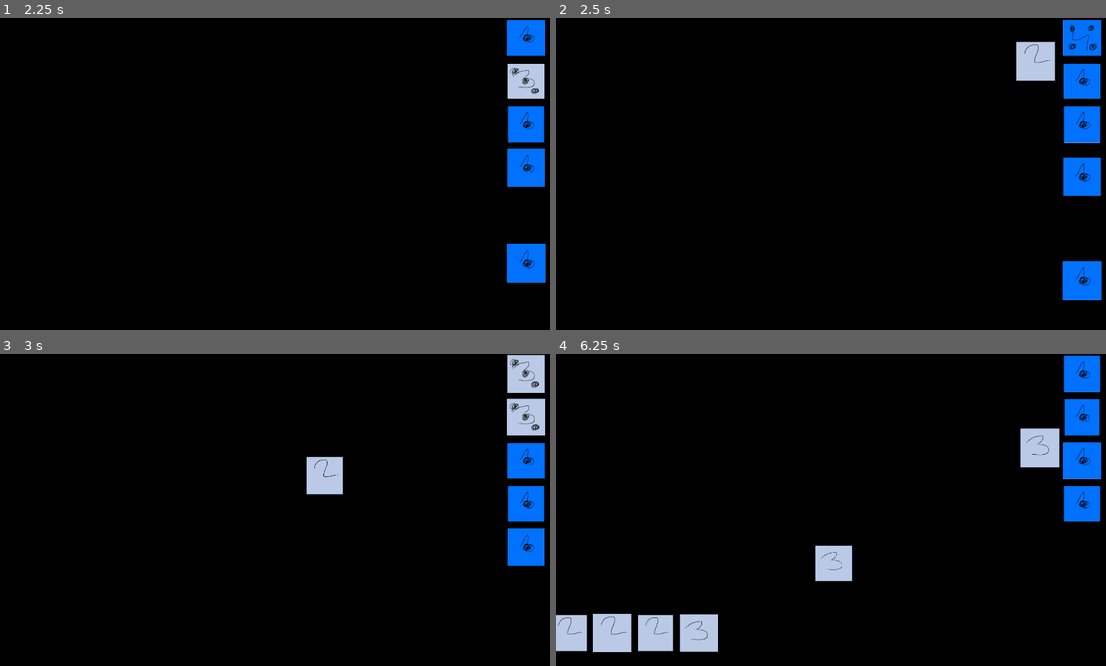
Above: before the commit, frames 1-4 (two rows, left to right).
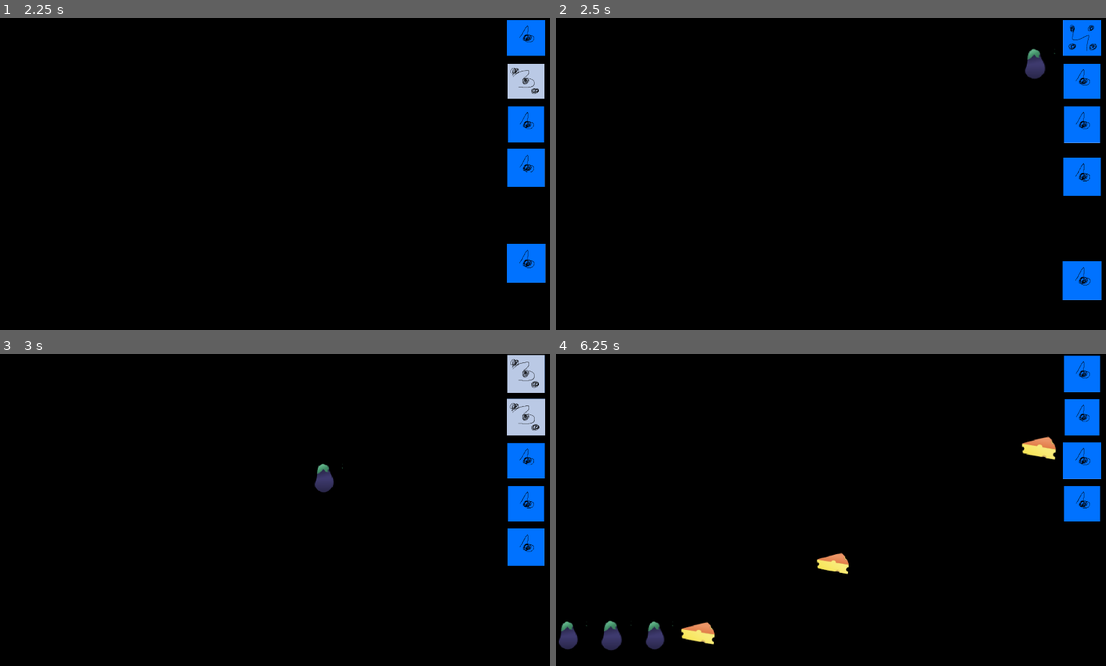
Above: after the commit, the same moments.

Repository: c64cosmin/GMTK2022
Game: Godot game, scene res://scenes/main_menu.tscn
Same seed, same stepped clock (60 frames per second), same inputs: the game is played once before the commit and once after it.
Inputs (mouse positions are in pixels of both pictures, inside the frame that each line leads up to):
- Up to frame 1 (2.25 s): click "start" at 0.5 s; drag from (528, 192) to (528, 298) at 1.27 s; drag from (528, 80) to (528, 245) at 2.02 s
- Up to frame 2 (2.5 s): no input
- Up to frame 3 (3 s): move the mouse to (528, 416) at 2.77 s; press the mouse at (528, 416) at 2.78 s
- Up to frame 4 (6.25 s): release the mouse at (1084, 416) at 3.5 s; drag from (1084, 416) to (1084, 581) at 3.52 s; drag from (1084, 416) to (567, 631) at 4.27 s; drag from (1084, 460) to (567, 631) at 5.02 s; move the mouse to (1084, 460) at 5.77 s; press the mouse at (1084, 460) at 5.78 s

Frame 1 is identical in both runs. In frame 2, 0.9% of the frame differs, in the area x 83-91%, y 7-21%; in frame 3, 0.8%; in frame 4, 4.8%, in the area x 0-92%, y 23-96%.

Commit message:
Bar rearanges

Diff:
--- a/scripts/ingredient.gd
+++ b/scripts/ingredient.gd
@@ -6,6 +6,7 @@
 var scale_extra_target = 1
 var destination = Vector2.ZERO
 var moving_speed = 1200
+var bar = null
 
 func set_type(new_type):
 	type = new_type
@@ -37,3 +38,9 @@
 	var move_speed = min(moving_speed, move_direction.length()/delta)
 	global_transform.origin = global_transform.origin + \
 	move_direction.normalized()*move_speed*delta
+
+func _on_clicked():
+	bar.remove_ingredient(self)
+
+func _on_released():
+	bar.add_ingredient(self)
--- a/scripts/ingredient_bar.gd
+++ b/scripts/ingredient_bar.gd
@@ -11,7 +11,8 @@
 	arrange_ingredients()
 
 func add_ingredient(ingredient):
-	ingredients.push_back(ingredient)
+	if ingredients.find(ingredient) == -1:
+		ingredients.push_back(ingredient)
 
 func arrange_ingredients():
 	for i in range(0, ingredients.size()):
@@ -24,4 +25,8 @@
 		get_parent().add_child(new_ingredient)
 		new_ingredient.transform.origin = position
 		new_ingredient.set_type(randi()%4)
+		new_ingredient.bar = self
 		ingredients.push_back(new_ingredient)
+
+func remove_ingredient(ingredient):
+	ingredients.erase(ingredient)
Not shown, added: SVG-Art/fooditems.svg.import
Binary file changed: textures/ingredients_test.png
